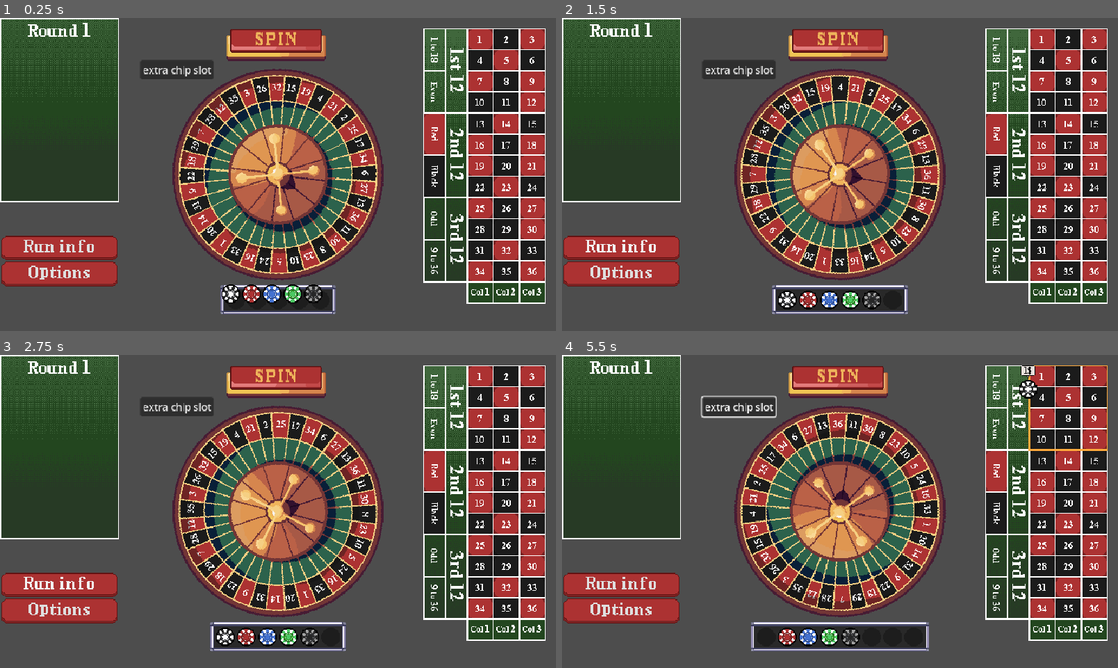
Above: before the commit, frames 1-4 (two rows, left to right).
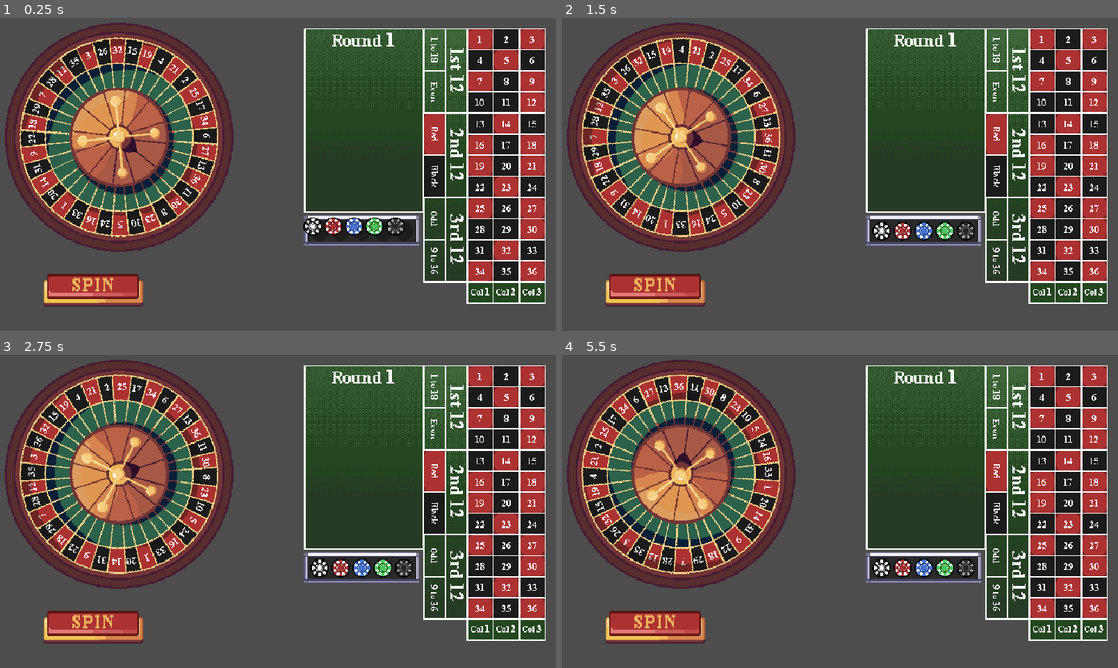
Above: after the commit, the same moments.

Repository: wonderdip/roulette-roguelike
Game: Godot game, scene res://scenes/roulette.tscn
Same seed, same stepped clock (60 frames per second), same inputs: the game is played once before the commit and once after it.
Inputs (mouse positions are in pixels of both pictures, inside the frame that each line leads up to):
- Up to frame 1 (0.25 s): no input
- Up to frame 2 (1.5 s): click (739, 71) at 0.5 s, where only the run before the commit has a clickable "extra chip slot"; click (623, 249) at 1.25 s, where only the run before the commit has a clickable "Run info"
- Up to frame 3 (2.75 s): click (61, 586) at 2 s, where only the run before the commit has a clickable "Run info"
- Up to frame 4 (5.5 s): click (739, 408) at 2.75 s, where only the run before the commit has a clickable "extra chip slot"; click (623, 586) at 3.5 s, where only the run before the commit has a clickable "Run info"; click (739, 408) at 4.25 s, where only the run before the commit has a clickable "extra chip slot"; drag from (767, 636) to (1040, 376) at 5.02 s

The runs differ from the first frame. In frame 1, 58% of the frame differs, in the area x 0-77%, y 0-95%; in frame 2, 58%; in frame 3, 58%; in frame 4, 60%, in the area x 0-99%, y 0-95%.

Commit message:
refactoring

Diff:
--- a/scenes/roulette.tscn
+++ b/scenes/roulette.tscn
@@ -7,7 +7,6 @@
 [ext_resource type="Texture2D" uid="uid://drgnlxrwgisfc" path="res://Assets/box.png" id="5_waas3"]
 [ext_resource type="Texture2D" uid="uid://duyehid1gcx1u" path="res://Assets/poker_chips/poker_chip.png" id="6_bjn61"]
 [ext_resource type="PackedScene" uid="uid://4r7gptm47fy1" path="res://scenes/wheel.tscn" id="7_6wnlc"]
-[ext_resource type="Script" uid="uid://d357ubukoc6yv" path="res://scripts/ball_spin.gd" id="7_8wylf"]
 [ext_resource type="AudioStream" uid="uid://nxwmska4fde2" path="res://Assets/sfx/wheelticks/tickOne.wav" id="8_8he63"]
 [ext_resource type="AudioStream" uid="uid://6l2m6wtkn2eq" path="res://Assets/sfx/wheelticks/tickTwo.wav" id="9_yrbwv"]
 [ext_resource type="AudioStream" uid="uid://bv7rda5eqol2h" path="res://Assets/sfx/wheelticks/tickThree.wav" id="10_fyshn"]
@@ -66,6 +65,7 @@
 texture = ExtResource("2_6wnlc")
 
 [node name="Scoring" type="Node2D" parent="."]
+position = Vector2(490, 16)
 
 [node name="Sprite2D" type="Sprite2D" parent="Scoring"]
 position = Vector2(96, 148.5)
@@ -105,7 +105,7 @@
 patch_margin_right = 2
 patch_margin_bottom = 2
 
-[node name="Sprite2D" type="Sprite2D" parent="Scoring/Control/BetDetails"]
+[node name="ChipSprite" type="Sprite2D" parent="Scoring/Control/BetDetails"]
 position = Vector2(165, 27)
 texture = ExtResource("6_bjn61")
 hframes = 4
@@ -168,39 +168,29 @@
 [node name="Layout" parent="." instance=ExtResource("3_lp4gq")]
 position = Vector2(682, 16)
 
-[node name="Wheel" parent="." instance=ExtResource("7_6wnlc")]
-position = Vector2(448, 252)
-
-[node name="BallSpin" type="Node2D" parent="."]
+[node name="Wheel" parent="." node_paths=PackedStringArray("ball", "spin_button") instance=ExtResource("7_6wnlc")]
+position = Vector2(192, 192)
+ball = NodePath("../Ball")
+spin_button = NodePath("../SpinButton")
+tick_sfx = Array[AudioStreamWAV]([ExtResource("8_8he63"), ExtResource("9_yrbwv"), ExtResource("10_fyshn"), ExtResource("11_7lkhj"), ExtResource("12_jhaao"), ExtResource("13_gdmip"), ExtResource("14_pi76v"), ExtResource("15_qtuqj")])
+wheel_start_angle_deg = -90.0
+
+[node name="Ball" parent="." instance=ExtResource("16_n301w")]
+z_index = 2
 position = Vector2(320, 160)
-script = ExtResource("7_8wylf")
-tick_sfx = Array[AudioStreamWAV]([ExtResource("8_8he63"), ExtResource("9_yrbwv"), ExtResource("10_fyshn"), ExtResource("11_7lkhj"), ExtResource("12_jhaao"), ExtResource("13_gdmip"), ExtResource("14_pi76v"), ExtResource("15_qtuqj")])
-radius = 96.0
-spin_min = 14.0
-spin_max = 23.0
-wheel_start_angle_deg = -85.0
-
-[node name="Ball" parent="BallSpin" instance=ExtResource("16_n301w")]
-z_index = 2
-
-[node name="WheelTickPlayer" type="AudioStreamPlayer2D" parent="BallSpin"]
-position = Vector2(-320, -160)
-volume_db = 5.0
-pitch_scale = 0.8
-max_polyphony = 32
 
 [node name="SpinButton" type="TextureButton" parent="."]
-offset_left = 365.0
-offset_top = 11.0
-offset_right = 525.0
-offset_bottom = 69.0
+offset_left = 70.0
+offset_top = 407.0
+offset_right = 230.0
+offset_bottom = 465.0
 pivot_offset = Vector2(80, 29)
 texture_normal = ExtResource("17_ucm42")
 texture_pressed = ExtResource("18_o21qx")
 texture_disabled = ExtResource("18_o21qx")
 
 [node name="ChipCase" parent="." instance=ExtResource("21_waas3")]
-position = Vector2(448, 454)
+position = Vector2(583, 343)
 
 [node name="Chips" type="Node2D" parent="."]
 script = ExtResource("21_bjn61")
@@ -209,9 +199,10 @@
 [node name="Control" type="Control" parent="."]
 layout_mode = 3
 anchors_preset = 0
-offset_top = 372.0
-offset_right = 192.0
-offset_bottom = 447.0
+offset_left = -294.0
+offset_top = 308.0
+offset_right = -102.0
+offset_bottom = 383.0
 theme = SubResource("Theme_co0ci")
 
 [node name="VBoxContainer" type="VBoxContainer" parent="Control"]
@@ -236,13 +227,3 @@
 custom_minimum_size = Vector2(0, 40)
 layout_mode = 2
 text = "Options"
-
-[node name="Button" type="Button" parent="."]
-offset_left = 226.0
-offset_top = 68.0
-offset_right = 344.0
-offset_bottom = 99.0
-text = "extra chip slot"
-
-[connection signal="pressed" from="SpinButton" to="BallSpin" method="_on_spin_button_pressed"]
-[connection signal="pressed" from="Button" to="." method="_on_button_pressed"]
--- a/scenes/wheel.tscn
+++ b/scenes/wheel.tscn
@@ -1,13 +1,29 @@
-[gd_scene load_steps=4 format=3 uid="uid://4r7gptm47fy1"]
+[gd_scene load_steps=5 format=3 uid="uid://4r7gptm47fy1"]
 
 [ext_resource type="Script" uid="uid://c8v6wycen7n56" path="res://scripts/wheel.gd" id="1_b52vq"]
 [ext_resource type="PackedScene" uid="uid://6r3jpdwujkvb" path="res://scenes/wheel_segment.tscn" id="2_drh0d"]
 [ext_resource type="Texture2D" uid="uid://bns0uwronbf60" path="res://Assets/roulette_wheel.png" id="3_gne1a"]
+[ext_resource type="Texture2D" uid="uid://b6whoq8viy2x" path="res://Assets/roulette_bowl.png" id="4_drh0d"]
 
 [node name="Wheel" type="Node2D"]
 script = ExtResource("1_b52vq")
 wheel_segment_scene = ExtResource("2_drh0d")
 wheel_radius = 140.0
 
-[node name="RouletteWheelSprite" type="Sprite2D" parent="."]
+[node name="Spinner" type="Node2D" parent="."]
+unique_name_in_owner = true
+
+[node name="RouletteWheelSprite" type="Sprite2D" parent="Spinner"]
+z_index = 1
 texture = ExtResource("3_gne1a")
+
+[node name="RouletteBowlSprite" type="Sprite2D" parent="."]
+z_index = -2
+texture = ExtResource("4_drh0d")
+
+[node name="WheelTickPlayer" type="AudioStreamPlayer2D" parent="."]
+unique_name_in_owner = true
+position = Vector2(-320, -160)
+volume_db = 5.0
+pitch_scale = 0.8
+max_polyphony = 32
--- a/scripts/ball.gd
+++ b/scripts/ball.gd
@@ -1,4 +1,5 @@
 extends Node2D
+class_name Ball
 
 @export var sfx: Array[AudioStreamWAV]
 @onready var ball_roll_player: AudioStreamPlayer2D = $BallRollPlayer
--- a/scripts/ball_spin.gd
+++ /dev/null
@@ -1,124 +0,0 @@
-extends Node2D
-
-@export var tick_sfx: Array[AudioStreamWAV]
-@export var radius: float = 48.0
-
-@export var spin_min: float = 8.0
-@export var spin_max: float = 14.0
-@export var friction_min: float = 0.982
-@export var friction_max: float = 0.988
-@export var stop_threshold: float = 0.2
-@export var idle_speed: float = 0.4
-
-@export var wheel_start_angle_deg: float = 0.0
-
-@onready var ball: Node2D = $Ball
-@onready var roulette_wheel: Wheel = $"../Wheel"
-
-@onready var wheel_tick_player: AudioStreamPlayer2D = $WheelTickPlayer
-@onready var spin_button: TextureButton = $"../SpinButton"
-
-var angle := 0.0
-var angular_velocity := 0.0
-var segment_angle := 0.0
-var center: Vector2
-
-var wheel_angle: float = 0.0
-var wheel_angular_velocity: float = 0.0
-var wheel_friction: float = 0.985
-
-var wheel_start_angle_rad: float = 0.0
-
-var friction: float = 0.985
-var tick_timer: float = 0.0
-
-const DIRECTION := 1.0
-
-func _ready() -> void:
-	center = roulette_wheel.position
-	segment_angle = TAU / Global.WHEEL_ORDER.size()
-	wheel_start_angle_rad = deg_to_rad(wheel_start_angle_deg)
-	ball.hide()
-
-func start_spin() -> void:
-	Global.spinning = true
-	ball.show()
-	ball.start_spin()
-	angle = randf_range(0.0, TAU)
-	angular_velocity = randf_range(spin_min, spin_max) * DIRECTION
-	friction = randf_range(friction_min, friction_max)
-	wheel_angular_velocity = randf_range(spin_min * 0.4, spin_max * 0.4) * -DIRECTION
-	wheel_friction = randf_range(friction_min, friction_max)
-	spin_button.disabled = true
-	spin_button.modulate = Color.GRAY
-
-func _process(delta: float) -> void:
-	# Wheel always drifts at idle_speed, spin adds on top
-	wheel_angle += (wheel_angular_velocity + (-idle_speed)) * delta
-
-	if not Global.spinning:
-		wheel_tick_player.stop()
-		roulette_wheel.rotation = wheel_angle
-		lock_into_pocket()
-		return
-
-	wheel_angular_velocity *= pow(wheel_friction, delta * 60.0)
-	roulette_wheel.rotation = wheel_angle
-
-	angle += angular_velocity * delta
-	angular_velocity *= pow(friction, delta * 60.0)
-	var offset = Vector2(cos(angle), sin(angle)) * radius
-	ball.global_position = center + offset
-	ball.rotation_degrees = angle**2 * angular_velocity**2 * -1
-
-	tick_timer -= delta
-	if tick_timer <= 0.0:
-		play_tick()
-		# higher velocity = shorter gap between ticks
-		wheel_tick_player.pitch_scale = randf_range(0.8, 0.9)
-		tick_timer = clamp(1.0 / abs(angular_velocity), 0.05, 0.5)
-
-	if Global.spinning and abs(angular_velocity) < stop_threshold:
-		end_spin()
-
-func play_tick():
-	wheel_tick_player.stream = tick_sfx.pick_random()
-	wheel_tick_player.play()
-
-func normalize_angle(a: float) -> float:
-	return fposmod(a, TAU)
-
-func get_index_from_angle(a: float) -> int:
-	# Subtract wheel's current rotation so pockets move with the wheel
-	a = fposmod(a - wheel_angle, TAU)
-	a = fposmod(a - wheel_start_angle_rad, TAU)
-	a += segment_angle * 0.5
-	return int(floor(a / segment_angle)) % Global.WHEEL_ORDER.size()
-
-func lock_into_pocket():
-	var index = get_index_from_angle(angle)
-	var target_angle = wheel_angle + wheel_start_angle_rad + index * segment_angle
-	angle = target_angle
-	var offset = Vector2(cos(angle), sin(angle)) * radius
-	ball.global_position = center + offset
-
-func end_spin() -> void:
-	Global.spinning = false
-	angular_velocity = 0.0
-	wheel_angular_velocity = 0.0
-	ball.end_spin()
-	var index = get_index_from_angle(angle)
-	var number = Global.WHEEL_ORDER[index]
-	lock_into_pocket()
-
-
-	spin_button.disabled = false
-	spin_button.modulate = Color.WHITE
-	for bet in Global.current_bets:
-		print("Bet: ", bet.type_to_string(), " | Winner: ", Global.is_bet_winner(bet, number))
-	print("LANDED ON: ", number)
-
-
-
-func _on_spin_button_pressed() -> void:
-	start_spin()
--- a/scripts/roulette.gd
+++ b/scripts/roulette.gd
@@ -39,8 +39,5 @@
 		mat.set_shader_parameter("new_palette", Global.chip_palettes[chip.chip_type])
 		mat.set_shader_parameter("colors_count", 6)
 		mat.set_shader_parameter("tolerance", 0.01)
-		details.get_node("Sprite2D").material = mat
-
-func _on_button_pressed() -> void:
-	if Global.chip_slots < Global.max_chips:
-		Global.change_chip_slots(1)
+		mat.set_shader_parameter("brightness", 0.8)
+		details.get_node("ChipSprite").material = mat
--- a/scripts/wheel.gd
+++ b/scripts/wheel.gd
@@ -2,10 +2,50 @@
 class_name Wheel
 
 @export var wheel_segment_scene: PackedScene
+@export var ball: Ball
+@export var spin_button: TextureButton
+
 @export var wheel_radius: float
+
+@export var tick_sfx: Array[AudioStreamWAV]
+@export var radius: float = 96.0
+
+@export var spin_min: float = 14.0
+@export var spin_max: float = 24.0
+@export var friction_min: float = 0.982
+@export var friction_max: float = 0.988
+@export var stop_threshold: float = 0.2
+@export var idle_speed: float = 0.4
+
+@export var wheel_start_angle_deg: float = 0.0
+
+var angle := 0.0
+var angular_velocity := 0.0
+var segment_angle := 0.0
+var center: Vector2
+
+var wheel_angle: float = 0.0
+var wheel_angular_velocity: float = 0.0
+var wheel_friction: float = 0.985
+
+var wheel_start_angle_rad: float = 0.0
+
+var friction: float = 0.985
+var tick_timer: float = 0.0
+
+const DIRECTION := 0.0
+
+var segments: Array[WheelSegment]
 
 func _ready() -> void:
 	spawn_segments()
+	if spin_button:
+		spin_button.connect("pressed", _on_spin_button_pressed)
+
+	center = position
+	segment_angle = TAU / Global.WHEEL_ORDER.size()
+	wheel_start_angle_rad = deg_to_rad(wheel_start_angle_deg)
+	ball.hide()
 
 func spawn_segments() -> void:
 	var total = Global.WHEEL_ORDER.size()
@@ -13,7 +53,8 @@
 
 	for i in range(total):
 		var segment_node = wheel_segment_scene.instantiate() as WheelSegment
-		add_child(segment_node, true)
+		%Spinner.add_child(segment_node, true)
+		segments.append(segment_node)
 
 		var quadrant = int(i / 9)  # 0-3
 		var slot = i % 9
@@ -26,8 +67,8 @@
 			2: sprite_rotation = 180
 			3: sprite_rotation = 270
 
-		var angle = angle_step * i - PI / 2 + angle_step * 0.5
-		segment_node.position = Vector2(cos(angle), sin(angle)) * wheel_radius
+		var target_angle = angle_step * i - PI / 2 + angle_step * 0.5
+		segment_node.position = Vector2(cos(target_angle), sin(target_angle)) * wheel_radius
 		segment_node.position = segment_node.position.round()
 
 		var number = Global.WHEEL_ORDER[i]
@@ -38,3 +79,83 @@
 			sprite_rotation,
 			i * 10,
 		)
+
+func start_spin() -> void:
+	Global.spinning = true
+	ball.show()
+	ball.start_spin()
+	angle = randf_range(0.0, TAU)
+	angular_velocity = randf_range(spin_min, spin_max) * DIRECTION
+	friction = randf_range(friction_min, friction_max)
+	wheel_angular_velocity = randf_range(spin_min * 0.4, spin_max * 0.4) * -DIRECTION
+	wheel_friction = randf_range(friction_min, friction_max)
+	spin_button.disabled = true
+	spin_button.modulate = Color.GRAY
+
+func _process(delta: float) -> void:
+	# Wheel always drifts at idle_speed, spin adds on top
+	wheel_angle += (wheel_angular_velocity + (-idle_speed)) * delta
+
+	if not Global.spinning:
+		%WheelTickPlayer.stop()
+		%Spinner.rotation = wheel_angle
+		lock_into_pocket()
+		return
+
+	wheel_angular_velocity *= pow(wheel_friction, delta * 60.0)
+	%Spinner.rotation = wheel_angle
+
+	angle += angular_velocity * delta
+	angular_velocity *= pow(friction, delta * 60.0)
+	var offset = Vector2(cos(angle), sin(angle)) * radius
+	ball.global_position = center + offset
+	ball.rotation_degrees = angle**2 * angular_velocity**2 * -1
+
+	tick_timer -= delta
+	if tick_timer <= 0.0:
+		play_tick()
+		# higher velocity = shorter gap between ticks
+		%WheelTickPlayer.pitch_scale = randf_range(0.8, 0.9)
+		tick_timer = clamp(1.0 / abs(angular_velocity), 0.05, 0.5)
+
+	if Global.spinning and abs(angular_velocity) < stop_threshold:
+		end_spin()
+
+func play_tick():
+	%WheelTickPlayer.stream = tick_sfx.pick_random()
+	%WheelTickPlayer.play()
+
+func normalize_angle(a: float) -> float:
+	return fposmod(a, TAU)
+
+func get_index_from_angle(a: float) -> int:
+	a = fposmod(a - wheel_angle, TAU)
+	a = fposmod(a - wheel_start_angle_rad, TAU)
+	# Removed the + segment_angle * 0.5 here
+	return int(floor(a / segment_angle)) % Global.WHEEL_ORDER.size()
+
+func lock_into_pocket():
+	var index = get_index_from_angle(angle)
+	# Snap to pocket centre by adding segment_angle * 0.5
+	var target_angle = wheel_angle + wheel_start_angle_rad + index * segment_angle + segment_angle * 0.5
+	angle = target_angle
+	var offset = Vector2(cos(angle), sin(angle)) * radius
+	ball.global_position = center + offset
+
+func end_spin() -> void:
+	Global.spinning = false
+	angular_velocity = 0.0
+	wheel_angular_velocity = 0.0
+	ball.end_spin()
+	var index = get_index_from_angle(angle)
+	var number = Global.WHEEL_ORDER[index]
+	lock_into_pocket()
+
+	spin_button.disabled = false
+	spin_button.modulate = Color.WHITE
+	for bet in Global.current_bets:
+		print("Bet: ", bet.type_to_string(), " | Winner: ", Global.is_bet_winner(bet, number))
+	print("LANDED ON: ", number)
+
+func _on_spin_button_pressed() -> void:
+	start_spin()
--- a/shaders/palette_swap.gdshader
+++ b/shaders/palette_swap.gdshader
@@ -5,6 +5,7 @@
 
 uniform int colors_count = 8;
 uniform float tolerance = 0.01;
+uniform float brightness = 1.0;
 
 void fragment() {
 	vec4 color = texture(TEXTURE, UV);
@@ -29,8 +30,10 @@
 
 	if (found) {
 		COLOR = texture(new_palette, new_uv);
-		COLOR.a = color.a; // preserve original alpha
+		COLOR.rgb *= brightness;
+		COLOR.a = color.a;
 	} else {
-		COLOR = color; // fallback if no match
+		COLOR = color;
+		COLOR.rgb *= brightness;
 	}
 }
Binary file added: Assets/roulette_bowl.png
Not shown, added: Assets/roulette_bowl.png.import
Binary file changed: Assets/roulette_wheel.png
Not shown: 1 places in scenes/roulette.tscn that only renumber resources
Not shown, removed: scripts/ball_spin.gd.uid
